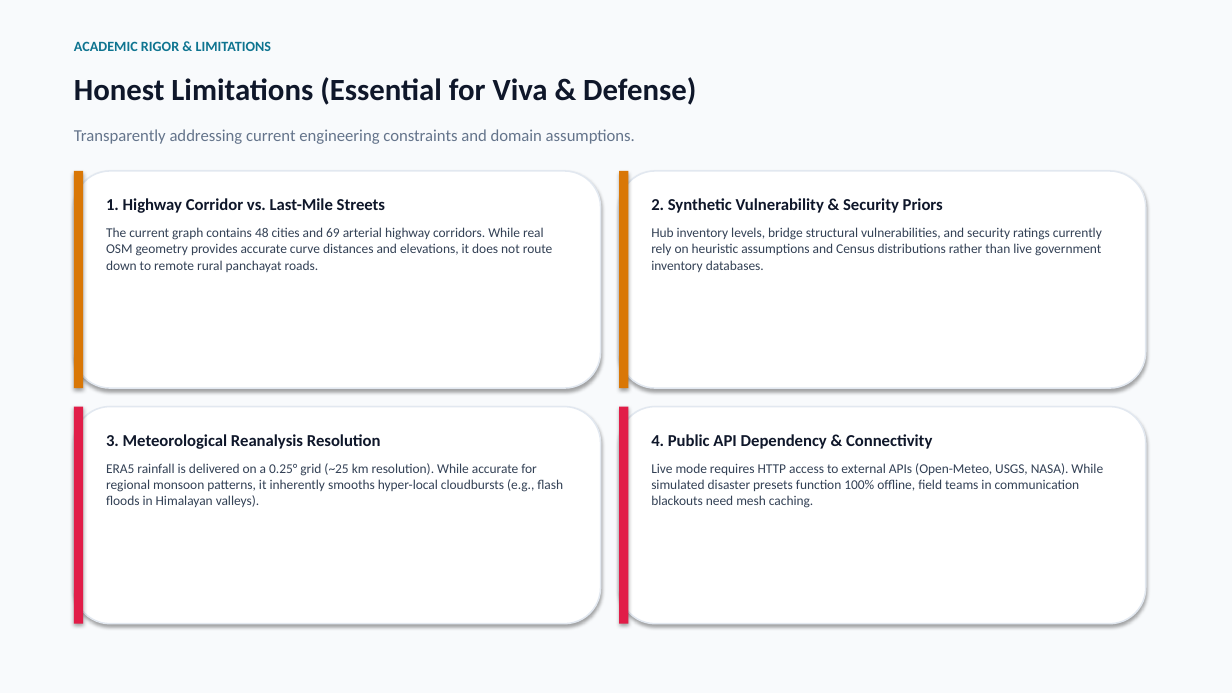
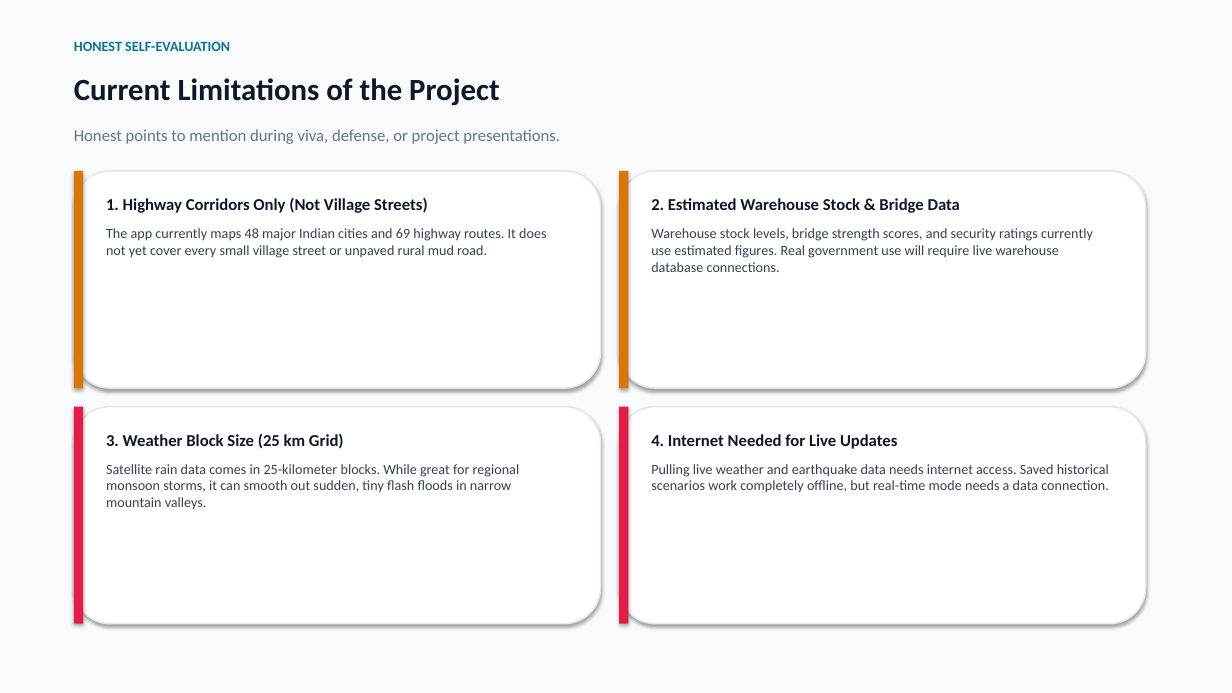
Before and after one commit to nisargad1/ReliefRoute-India, a slide deck: slide 9 of docs/ReliefRoute_India_Presentation.pptx. Drawn at 1232x693 pixels with LibreOffice and Linux fonts; fonts in the diff are those of the drawing. Boxes give left, top, right and bottom in pixels: in the first picture for what was removed or moved away, otherwise in the second. Text is boxed around its words. In the diff, an @@ line names an element or a change of style, - is before the commit and + after.

Commit message:
docs: simplify presentation wording for easy reading and defense

```diff
--- a/docs/ReliefRoute_India_Presentation.pptx
+++ b/docs/ReliefRoute_India_Presentation.pptx
@@ text at [74,41,230,51]: text changed @@
-ACADEMIC RIGOR & LIMITATIONS
+HONEST SELF-EVALUATION
@@ text at [74,78,499,106]: text changed @@
-Honest Limitations (Essential for Viva & Defense)
+Current Limitations of the Project
@@ text at [74,129,560,144]: text changed @@
-Transparently addressing current engineering constraints and domain assumptions.
+Honest points to mention during viva, defense, or project presentations.
@@ text at [106,197,546,258]: text changed; size 10.5 to 11 pt @@
-1. Highway Corridor vs. Last-Mile Streets
-The current graph contains 48 cities and 69 arterial highway corridors. While real OSM geometry provides accurate curve distances and elevations, it does not route down to remote rural panchayat roads.
+1. Highway Corridors Only (Not Village Streets)
+The app currently maps 48 major Indian cities and 69 highway routes. It does not yet cover every small village street or unpaved rural mud road.
@@ text at [651,198,1093,272]: text changed; size 10.5 to 11 pt @@
-2. Synthetic Vulnerability & Security Priors
-Hub inventory levels, bridge structural vulnerabilities, and security ratings currently rely on heuristic assumptions and Census distributions rather than live government inventory databases.
+2. Estimated Warehouse Stock & Bridge Data
+Warehouse stock levels, bridge strength scores, and security ratings currently use estimated figures. Real government use will require live warehouse database connections.
@@ text at [106,434,520,509]: text changed; size 10.5 to 11 pt @@
-3. Meteorological Reanalysis Resolution
-ERA5 rainfall is delivered on a 0.25° grid (~25 km resolution). While accurate for regional monsoon patterns, it inherently smooths hyper-local cloudbursts (e.g., flash floods in Himalayan valleys).
+3. Weather Block Size (25 km Grid)
+Satellite rain data comes in 25-kilometer blocks. While great for regional monsoon storms, it can smooth out sudden, tiny flash floods in narrow mountain valleys.
@@ text at [651,434,1109,493]: text changed; size 10.5 to 11 pt @@
-4. Public API Dependency & Connectivity
-Live mode requires HTTP access to external APIs (Open-Meteo, USGS, NASA). While simulated disaster presets function 100% offline, field teams in communication blackouts need mesh caching.
+4. Internet Needed for Live Updates
+Pulling live weather and earthquake data needs internet access. Saved historical scenarios work completely offline, but real-time mode needs a data connection.
```
Also in this commit, not shown: 10 other slides changed, 1 other file.
